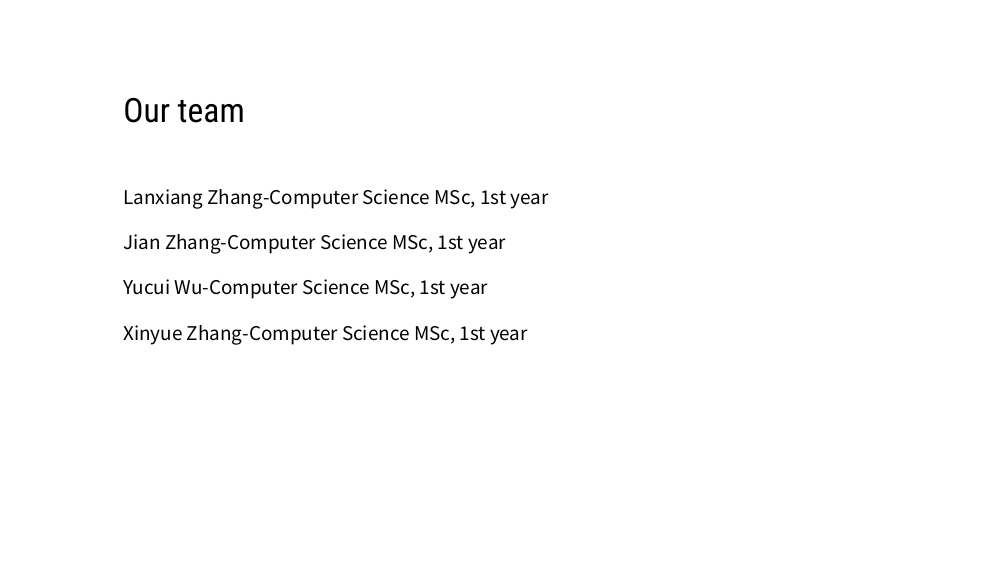
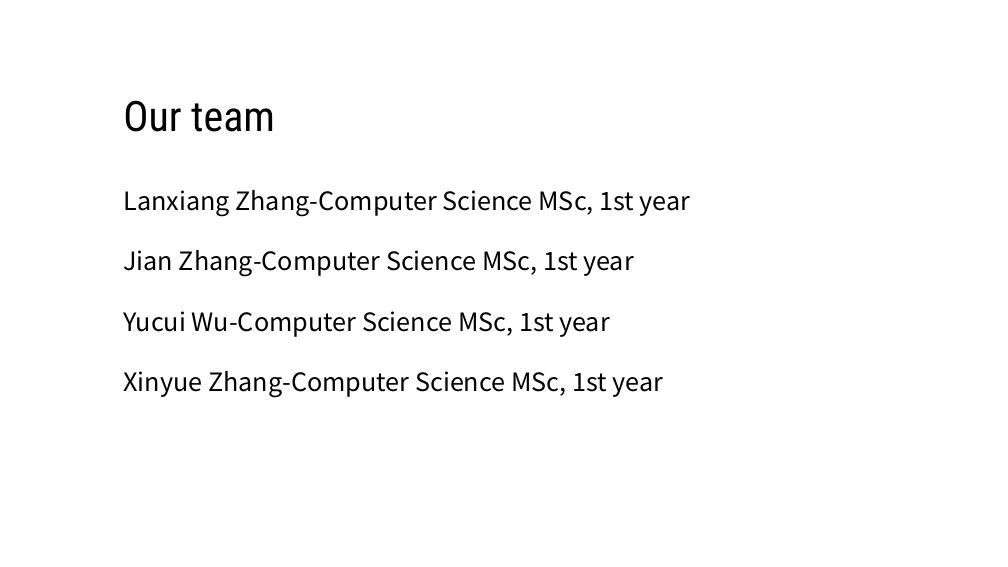
Before and after one commit to thomasabrina/ML_analyze_student_activities, a slide deck: slide 2 of Slides/T20.pptx. Drawn at 1008x567 pixels with LibreOffice and Linux fonts; fonts in the diff are those of the drawing; background and template pictures are left out. Boxes give left, top, right and bottom in pixels: in the first picture for what was removed or moved away, otherwise in the second. Text is boxed around its words. In the diff, an @@ line names an element or a change of style, - is before the commit and + after.

```diff
--- a/Slides/T20.pptx
+++ b/Slides/T20.pptx
@@ text "Our team" at (123,100,275,132): size 32 to 40 pt @@
@@ text "Lanxiang Zhang-Computer Science MSc, 1st ..." at (123,190,691,398): size 18 to 24 pt @@
```
Also in this commit, not shown: 5 other slides changed, 1 slide added.
